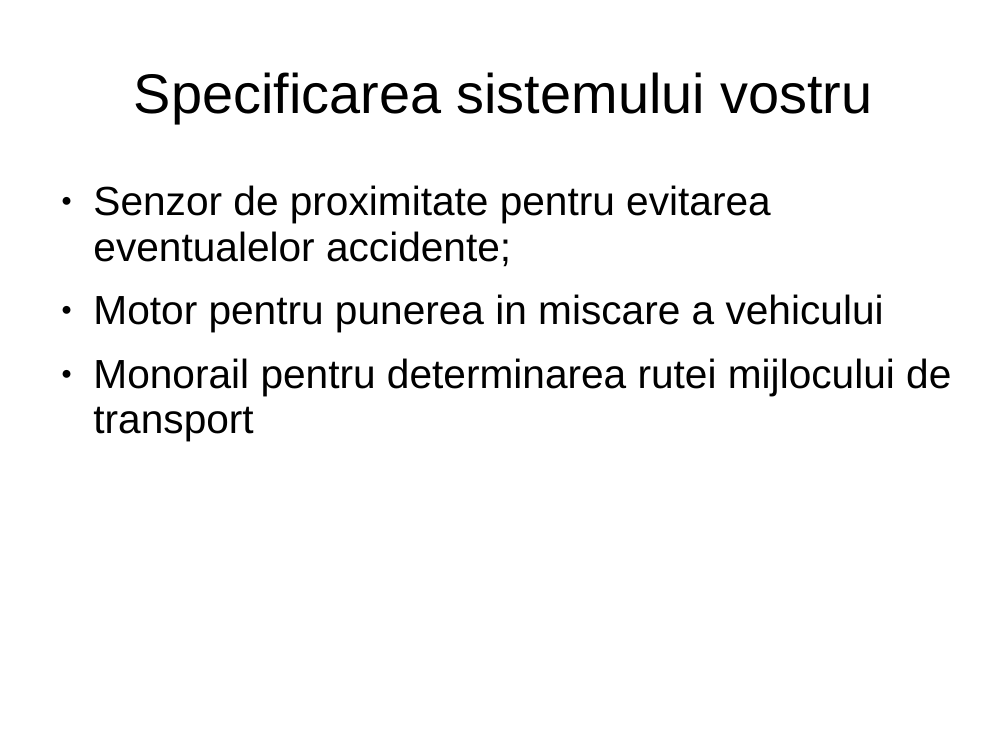
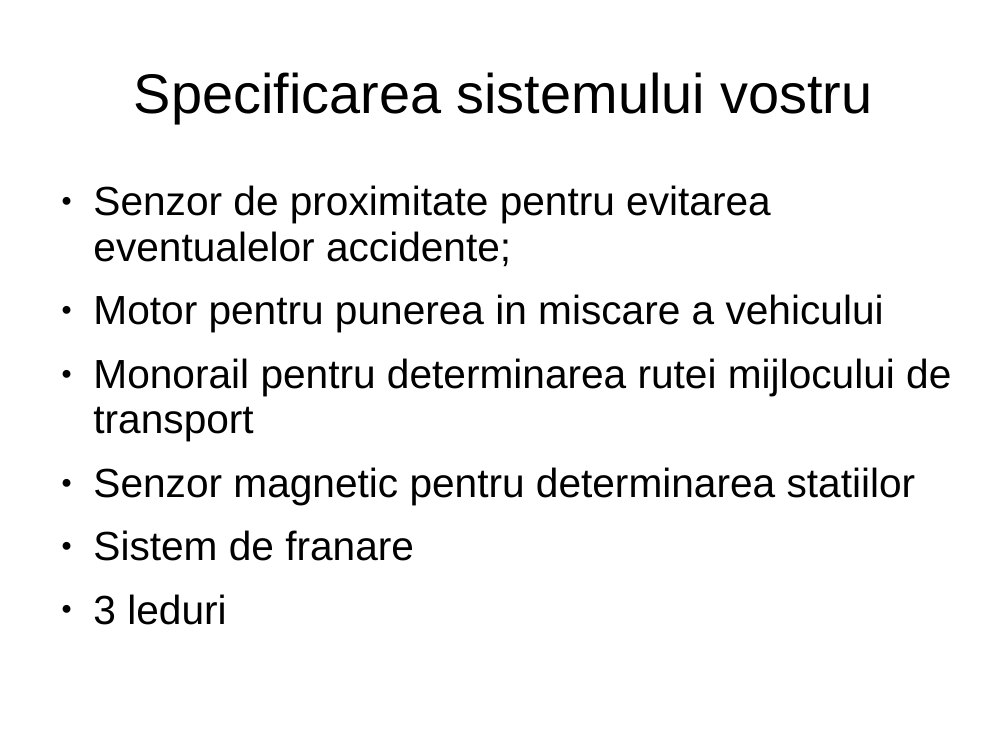
Before and after one commit to astef001/oc2016, a slide deck: slide 4 of TemplateTema-W1-2.ppt. Drawn at 1008x756 pixels with LibreOffice and Linux fonts; fonts in the diff are those of the drawing. Boxes give left, top, right and bottom in pixels: in the first picture for what was removed or moved away, otherwise in the second. Text is boxed around its words. In the diff, an @@ line names an element or a change of style, - is before the commit and + after.

```diff
--- a/TemplateTema-W1-2.ppt
+++ b/TemplateTema-W1-2.ppt
@@ text at (x1=93, y1=467, x2=916, y2=625): paragraphs added @@
+● Senzor magnetic pentru determinarea statiilor
+● Sistem de franare
+● 3 leduri
```
Also in this commit, not shown: 2 other slides changed, 1 slide added.
